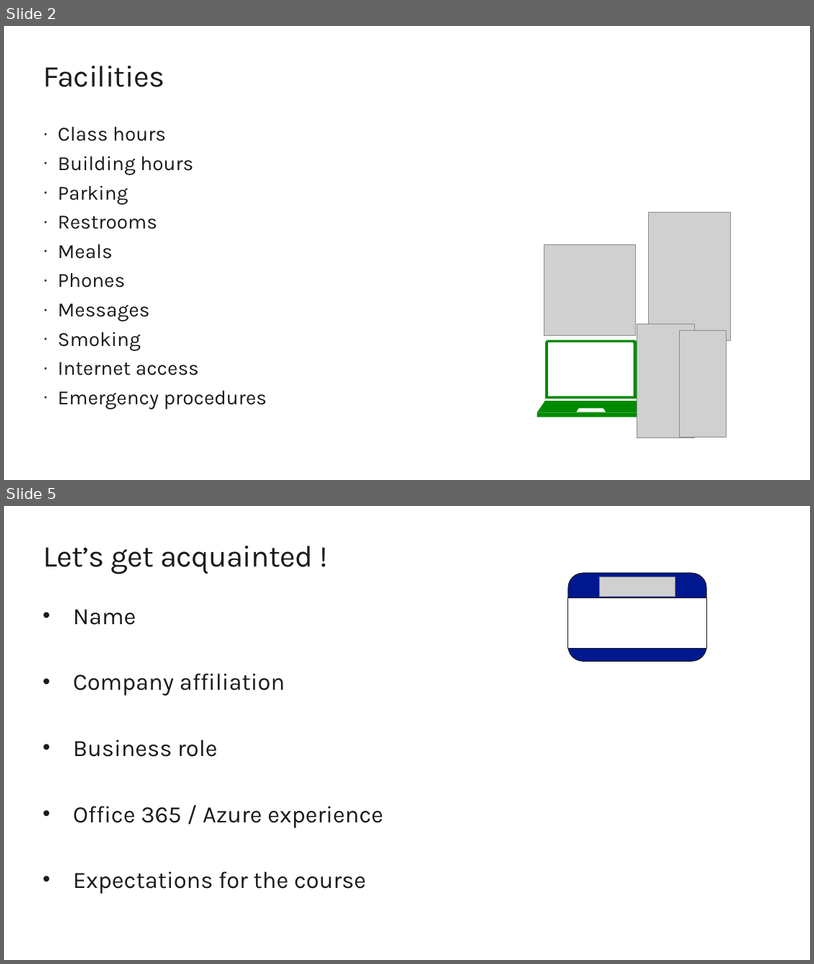
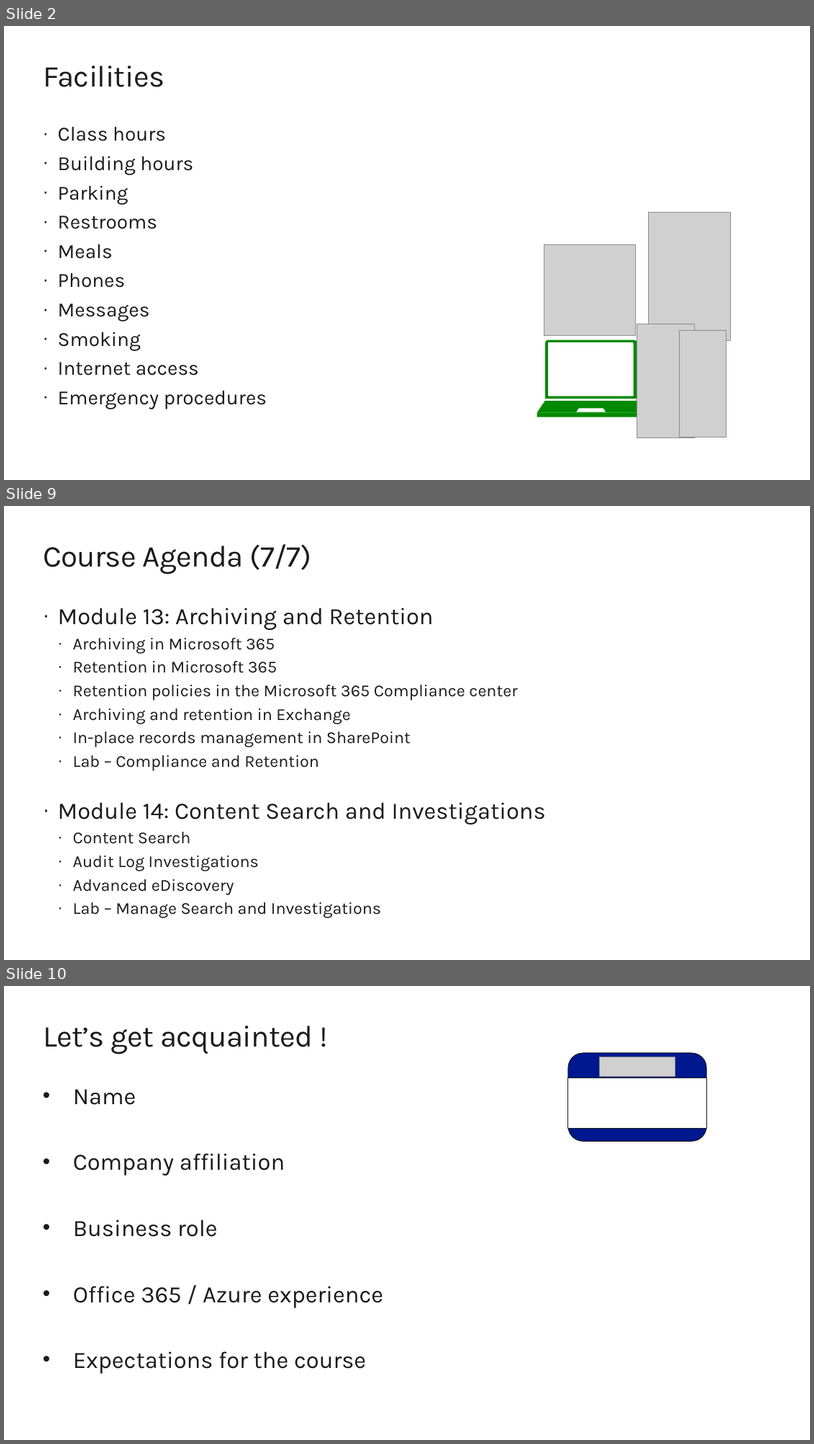
Before and after one commit to renaudwangler/ib, a slide deck: extra/MS-500AIntro.pptx. Shown one above the other, each under a label of ours: slides 2 and 5 before the commit, slides 2, 9 and 10 after it; the slides between them are not shown. The pictures are 814x964 and 814x1444 pixels, drawn with LibreOffice and Linux fonts; fonts in the diff are those of the drawing; grey boxes stand for pictures. Boxes give left, top, right and bottom in pixels: in the first picture for what was removed or moved away, otherwise in the second. Text is boxed around its words. In the diff, an @@ line names an element or a change of style, - is before the commit and + after.

```diff
--- a/extra/MS-500AIntro.pptx
+++ b/extra/MS-500AIntro.pptx
@@ slide 9 added at box(4, 506, 810, 960), background #FFFFFF @@
@@ title added at box(43, 544, 311, 574), 36 pt, text #1A1A1A @@
+Course Agenda (7/7)
@@ text added at box(58, 608, 546, 918), 20 pt, text #1A1A1A @@
+· Module 13: Archiving and Retention
+  · Archiving in Microsoft 365
+  · Retention in Microsoft 365
+  · Retention policies in the Microsoft 365 Compliance center
+  · Archiving and retention in Exchange
+  · In-place records management in SharePoint
+  · Lab – Compliance and Retention
+· Module 14: Content Search and Investigations
+  · Content Search
+  · Audit Log Investigations
+  · Advanced eDiscovery
+  · Lab – Manage Search and Investigations
@@ what was slide 5 is now slide 10 @@
```
Also in this commit, not shown: 6 other slides added, 2 slides removed.
